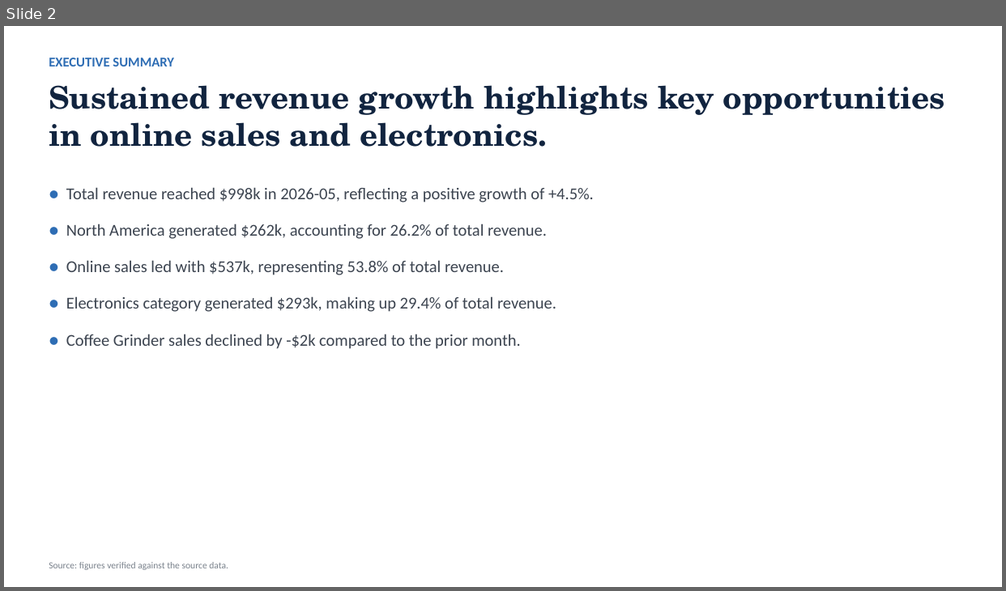
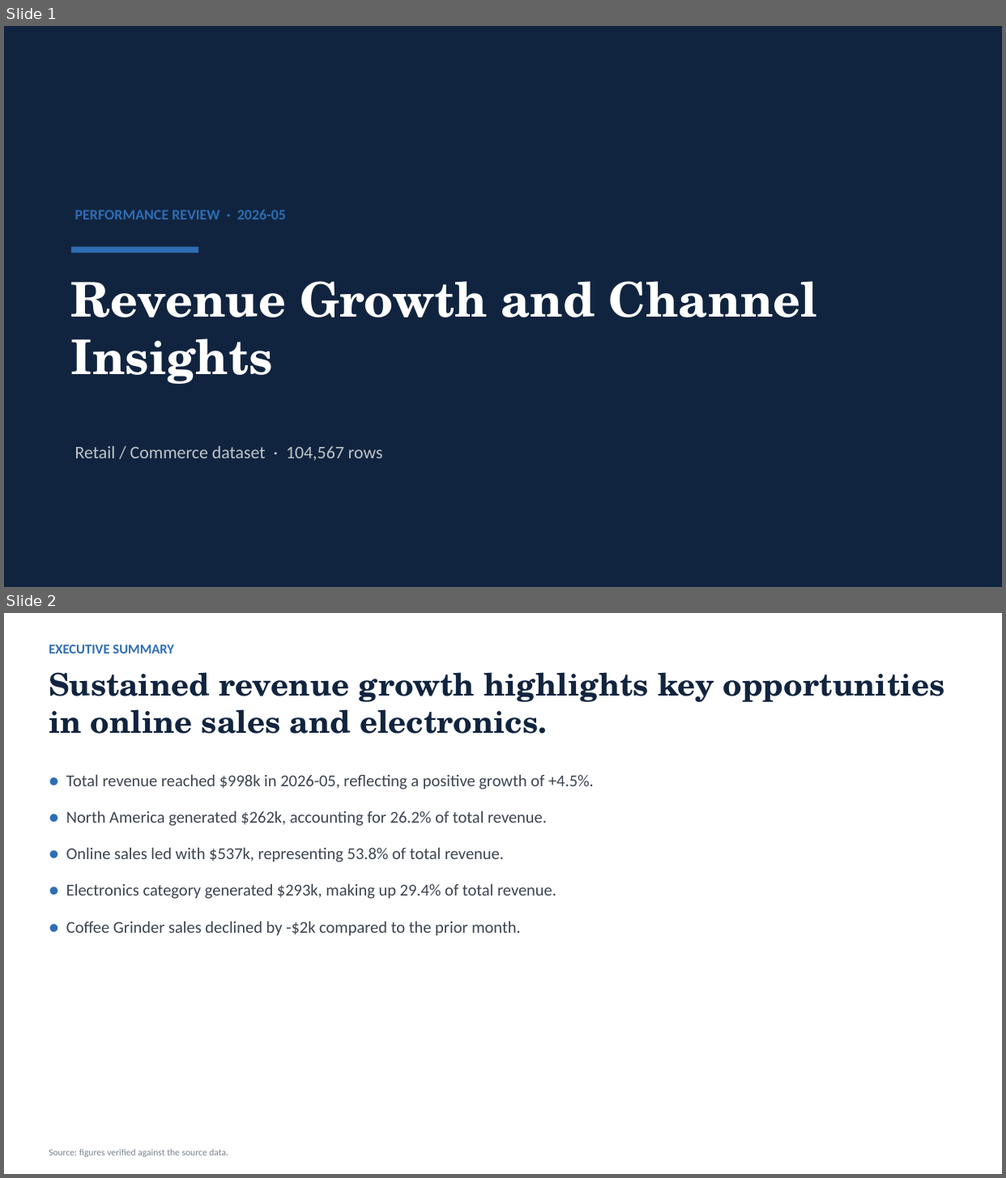
Before and after one commit to AronSarosi/ai-report-generator, a slide deck: app/examples/retail_sales/report.pptx. Shown one above the other, each under a label of ours: slide 2 before the commit, slides 1 and 2 after it. The pictures are 1006x591 and 1006x1178 pixels, drawn with LibreOffice and Linux fonts; fonts in the diff are those of the drawing. Boxes give left, top, right and bottom in pixels: in the first picture for what was removed or moved away, otherwise in the second. Text is boxed around its words. In the diff, an @@ line names an element or a change of style, - is before the commit and + after.

```diff
--- a/app/examples/retail_sales/report.pptx
+++ b/app/examples/retail_sales/report.pptx
@@ slide 1 added at (4, 26, 1002, 587), background #FFFFFF @@
@@ rectangle added at (4, 26, 1002, 587), fill #11243F @@
@@ text added at (75, 210, 286, 220), 14 pt, text #2E6DB4, bold @@
+PERFORMANCE REVIEW · 2026-05
@@ rectangle added at (71, 247, 198, 253), fill #2E6DB4 @@
@@ text added at (71, 281, 818, 384), 46 pt, text #FFFFFF, bold @@
+Revenue Growth and Channel Insights
@@ text added at (75, 446, 383, 461), 17 pt, text #C0C5C9 @@
+Retail / Commerce dataset · 104,567 rows
```
Also in this commit, not shown: 2 slides changed, 1 slide removed, 22 other files.
